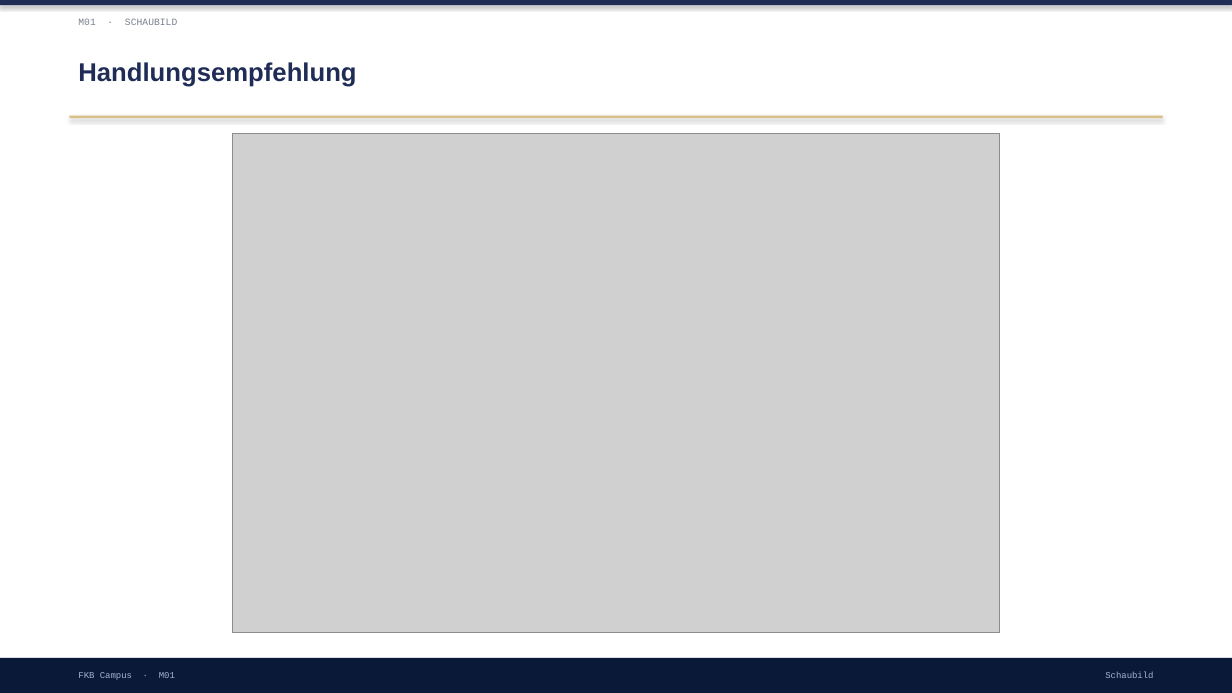
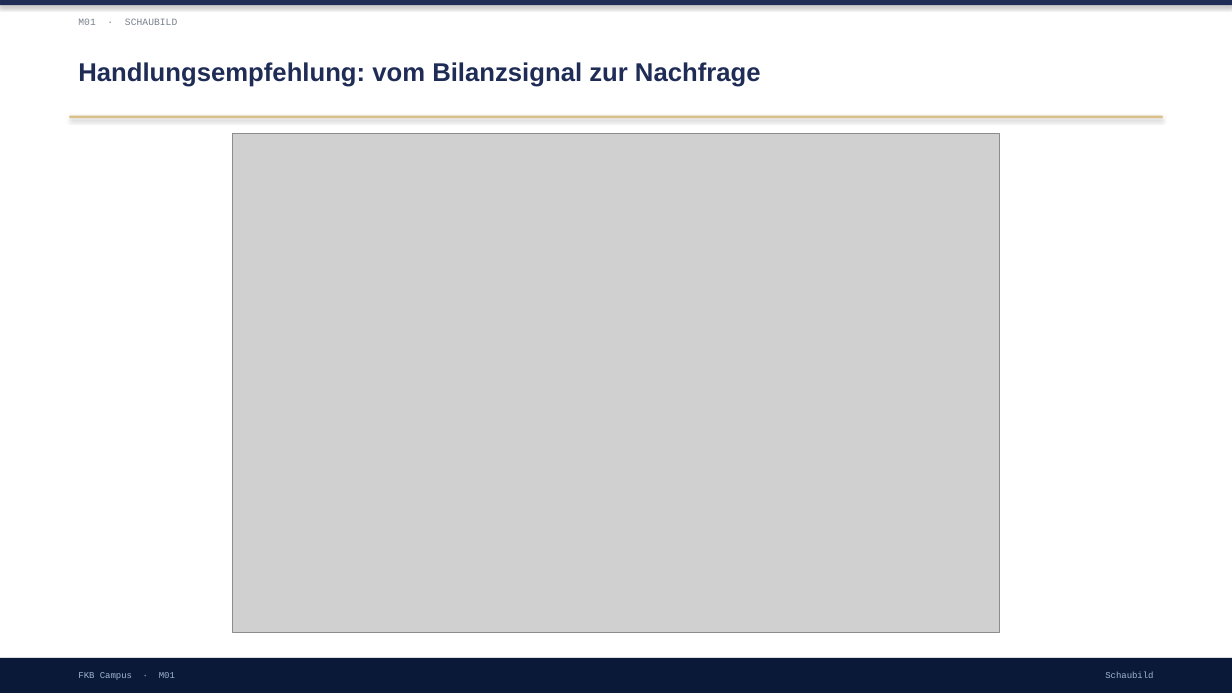
Before and after one commit to ck5rqc47pr-byte/firmenkundenakademie-online, a slide deck: slide 15 of protected-downloads/praesentation/M01.pptx (slide 12 before the commit). Drawn at 1232x693 pixels with LibreOffice and Linux fonts; fonts in the diff are those of the drawing; grey boxes stand for pictures. Boxes give left, top, right and bottom in pixels: in the first picture for what was removed or moved away, otherwise in the second. Text is boxed around its words. In the diff, an @@ line names an element or a change of style, - is before the commit and + after.

```diff
--- a/protected-downloads/praesentation/M01.pptx
+++ b/protected-downloads/praesentation/M01.pptx
@@ text at (x1=78, y1=62, x2=761, y2=87): text changed @@
-Handlungsempfehlung
+Handlungsempfehlung: vom Bilanzsignal zur Nachfrage
```
Also in this commit, not shown: 6 other slides changed, 5 slides added, 1 slide removed, 1 other file.
